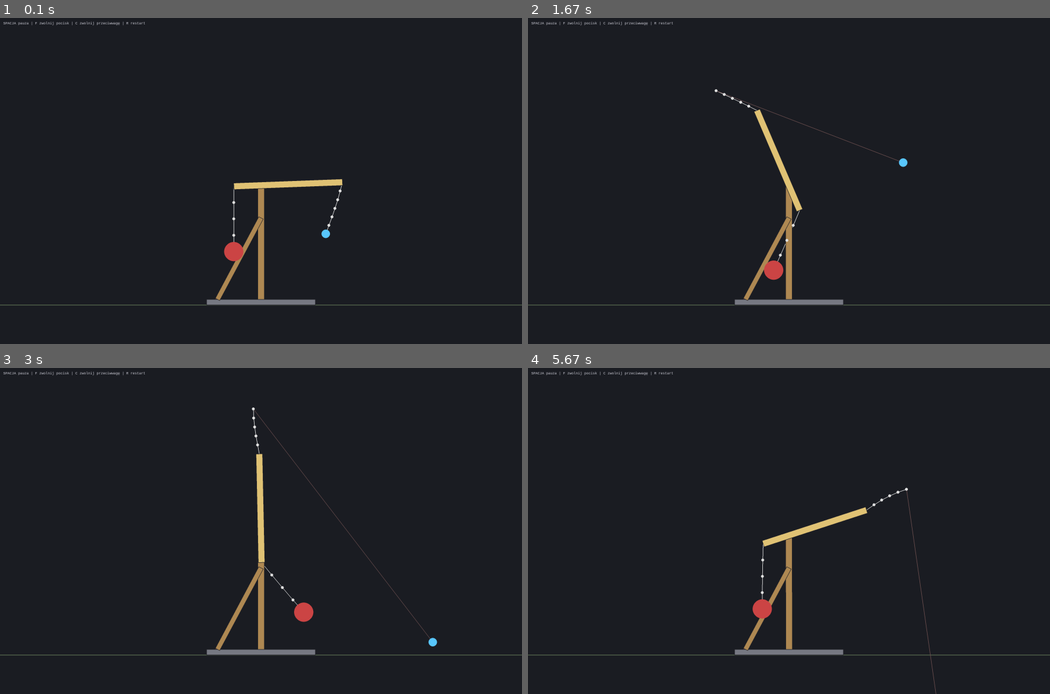
Above: before the commit, frames 1-4 (two rows, left to right).
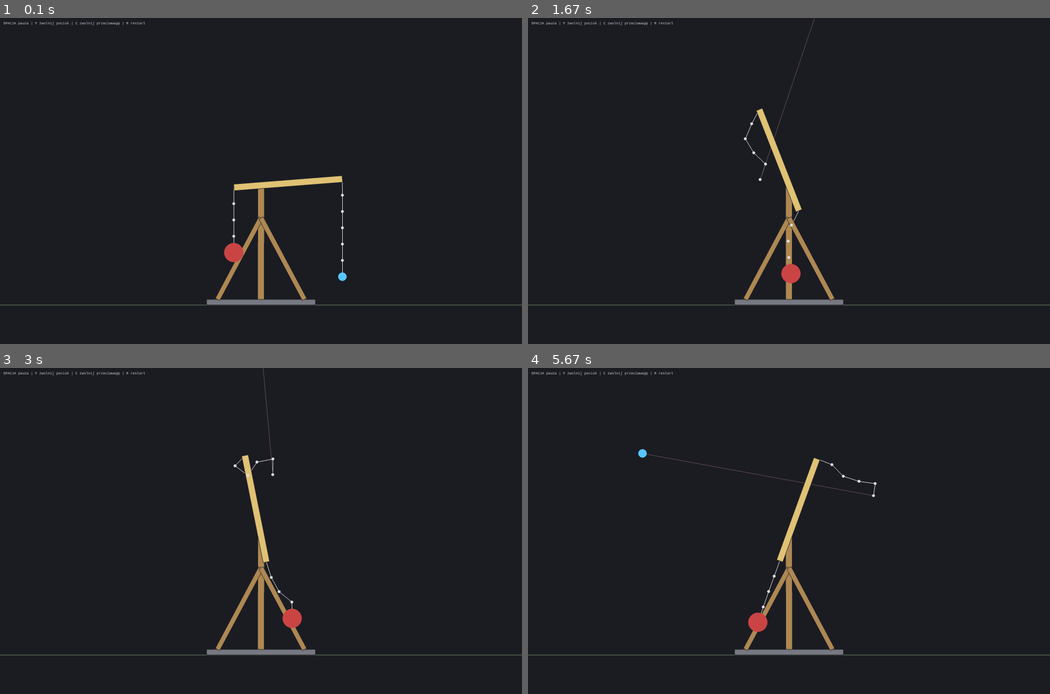
Above: after the commit, the same moments.

Repository: wedrownix/Symulator_fizyczny
Game: pygame game, started from Końcowy projekt tylko trebusz/Trebusz_finally.py
Two runs of this game, one before a commit and one after it. Both use one fixed random seed, a clock stepped at 60 frames per second and the inputs below.
Inputs:
- Up to frame 1 (0.1 s): no input
- Up to frame 2 (1.67 s): tap Space at 0.33, 1.07, 1.37, 1.57 s; tap F at 0.67 s
- Up to frame 3 (3 s): tap Space at 1.9, 2.2, 2.4, 2.7, 2.97 s; tap F at 1.98 s
- Up to frame 4 (5.67 s): tap Space at 3.3, 3.6, 3.73, 4.13, 4.43, 4.8, 5.2, 5.5 s; tap F at 3.38, 4.88 s

The runs differ from the first frame. In frame 1, 0.7% of the frame differs, in the area x 42-67%, y 48-87%; in frame 2, 1.1%; in frame 3, 1.4%; in frame 4, 1.7%, in the area x 21-79%, y 24-100%.

Commit message:
Poprawki na tłumienie

Diff:
--- a/Końcowy projekt tylko trebusz/Trebusz_finally.py
+++ b/Końcowy projekt tylko trebusz/Trebusz_finally.py
@@ -88,10 +88,8 @@
     armLength = 2.0              # CAŁA długość ramienia
     armPivot = 0.25              # oś w 1/4 długości -> proporcja ramion 1:3
     armThickness = 0.12
-    armDensity = 120.0           # ciężkie ramię: lekkie stawałoby pionowo
-    armMinAngle = -3.0           # ogranicznik wychyłu [rad]
-    armMaxAngle = 3.0
-    armDamping = 0.5             # wygaszanie kołysania w osi
+    armDensity = 12           # ciężkie ramię: lekkie stawałoby pionowo
+
 
     # --- przeciwwaga (na krótszym ramieniu) ---
     counterMass = 100.0
@@ -111,10 +109,10 @@
     # --- pocisk (na dłuższym ramieniu, na procy) ---
     projectileMass = 1.0
     projectileRadius = 0.08
-    slingLength = 1           # długość procy
-    slingAngleDeg = 20.0         # odchylenie procy od pionu na starcie
+    slingLength = 1.8           # długość procy
+    slingAngleDeg = 0         # odchylenie procy od pionu na starcie
     slingNodes = 5
-    slingNodeMass = 0.1          # reguła: >= projectileMass / 100
+    slingNodeMass = 0.05          # reguła: >= projectileMass / 100
 
     # --- właściwości pochodne: liczone z powyższych, nie wpisujemy ręcznie ---
     @property
@@ -183,13 +181,14 @@
                                 density=p.mastDensity, color=(176, 138, 84))
     world.connectFixed(base, mast, mastFoot)              # SPAW do podstawy
 
-    # --- 3. ZASTRZAŁ (ukośna belka usztywniająca) ------------------------
-    braceFoot = Vec2(p.braceFootX, p.baseHeight)
-    braceTop = Vec2(0.0, p.braceTopY)
-    brace = world.addBeamBetween(braceFoot, braceTop, p.braceThickness,
+    # --- 3. ZASTRZAŁ ( dwie ukośne belki usztywniające) ------------------------
+    for pos_x in [p.braceFootX, -p.braceFootX]:
+        braceFoot = Vec2(pos_x, p.baseHeight)
+        braceTop = Vec2(0.0, p.braceTopY)
+        brace = world.addBeamBetween(braceFoot, braceTop, p.braceThickness,
                                  density=p.braceDensity, color=(176, 138, 84))
-    world.connectFixed(base, brace, braceFoot)            # SPAW do podstawy
-    world.connectFixed(mast, brace, braceTop)             # SPAW do masztu
+        world.connectFixed(base, brace, braceFoot)            # SPAW do podstawy
+        world.connectFixed(mast, brace, braceTop)             # SPAW do masztu
     # Dwa spawy + belka = trójkąt. Trójkąt jest figurą niedeformowalną,
     # więc maszt nie może się położyć nawet pod obciążeniem 100 kg.
 
@@ -199,10 +198,7 @@
     arm = world.addBeam(p.armCenterOffset, p.mastHeight,
                         p.armLength, p.armThickness,
                         density=p.armDensity)
-    world.connectRevolute(mast, arm, p.pivot,
-                          minAngle=p.armMinAngle,     # ogranicznik wychyłu
-                          maxAngle=p.armMaxAngle,
-                          damping=p.armDamping)       # wygaszanie kołysania
+    world.connectRevolute(mast, arm, p.pivot)       # wygaszanie kołysania
 
     shortTip = arm.end(-1.0)     # koniec KRÓTKIEGO ramienia (przeciwwaga)
     longTip = arm.end(1.0)       # koniec DŁUGIEGO ramienia (proca)
--- a/Końcowy projekt tylko trebusz/World_finally.py
+++ b/Końcowy projekt tylko trebusz/World_finally.py
@@ -83,9 +83,14 @@
         return self._add(RopeJoint(b0, b1, anchor0, anchor1, **kw))
 
     def connectRopeChain(self, b0: Body, anchor0: Vec2, b1: Body, anchor1: Vec2,
-                         numNodes: int = 4, nodeMass: Optional[float] = None,
+                         numNodes: int = 4,
+                         nodeMass: Optional[float] = None,
                          length: Optional[float] = None,
-                         compliance: float = 0.0) -> List[PointMass]:
+                         compliance: float = 0.0,
+                         damping: float = 0.0,
+                         unilateral: bool = True,
+                         nodeDamping: float = 0.0,
+                         ) -> List[PointMass]:
         """Lina z ogniw: b0 --o--o--o--o-- b1. Zamiast jednego więzu robimy
         łańcuch mas punktowych, dzięki czemu lina naprawdę zwisa i faluje.
 
@@ -133,6 +138,7 @@
             p = anchor0.clone().add(direction, seg * (i + 1))
             node = self.addPointMass(p.x, p.y, nodeMass, 0.03,
                                      color=(225, 225, 225))
+            node.damping = nodeDamping
             self.connectRope(prevBody, node, prevPoint, p, length=seg,
                              compliance=compliance)
             nodes.append(node)
